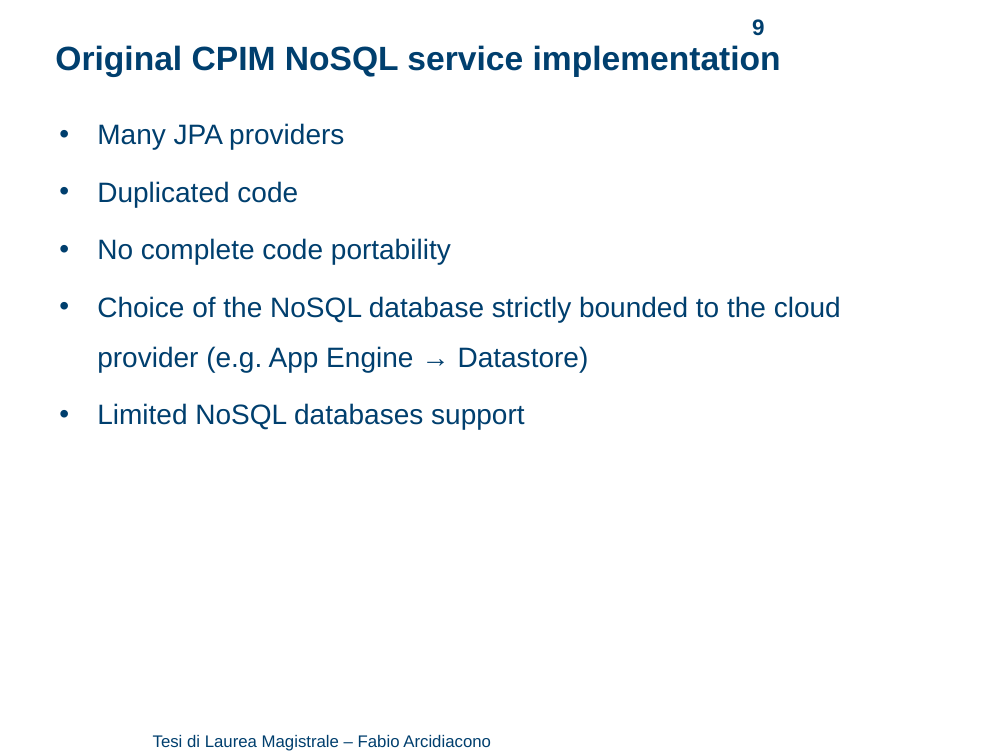
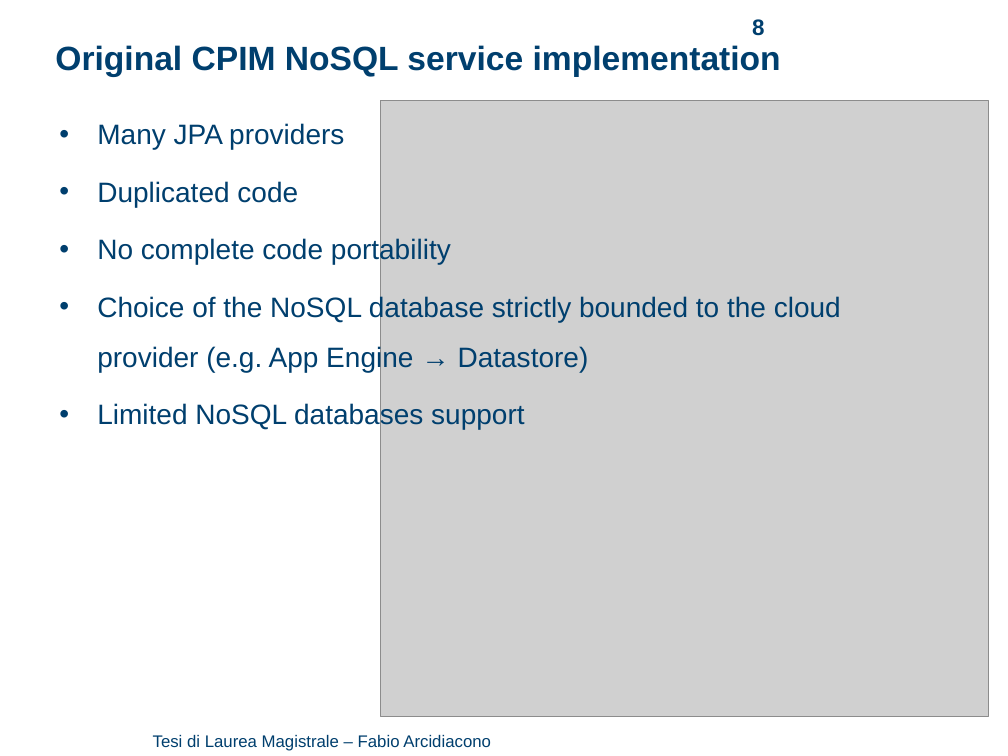
Before and after one commit to arci/thesis, a slide deck: slide 8 of presentation/ThesisPresentation.ppt (slide 9 before the commit). Drawn at 1008x756 pixels with LibreOffice and Linux fonts; fonts in the diff are those of the drawing; grey boxes stand for pictures; background and template pictures are left out. Boxes give left, top, right and bottom in pixels: in the first picture for what was removed or moved away, otherwise in the second. Text is boxed around its words. In the diff, an @@ line names an element or a change of style, - is before the commit and + after.

```diff
--- a/presentation/ThesisPresentation.ppt
+++ b/presentation/ThesisPresentation.ppt
@@ page number at bbox=[752, 19, 764, 35]: text changed @@
-9
+8
@@ picture added at bbox=[380, 100, 988, 716] @@
```
Also in this commit, not shown: 3 other slides changed, 5 slides removed, 2 other files.
